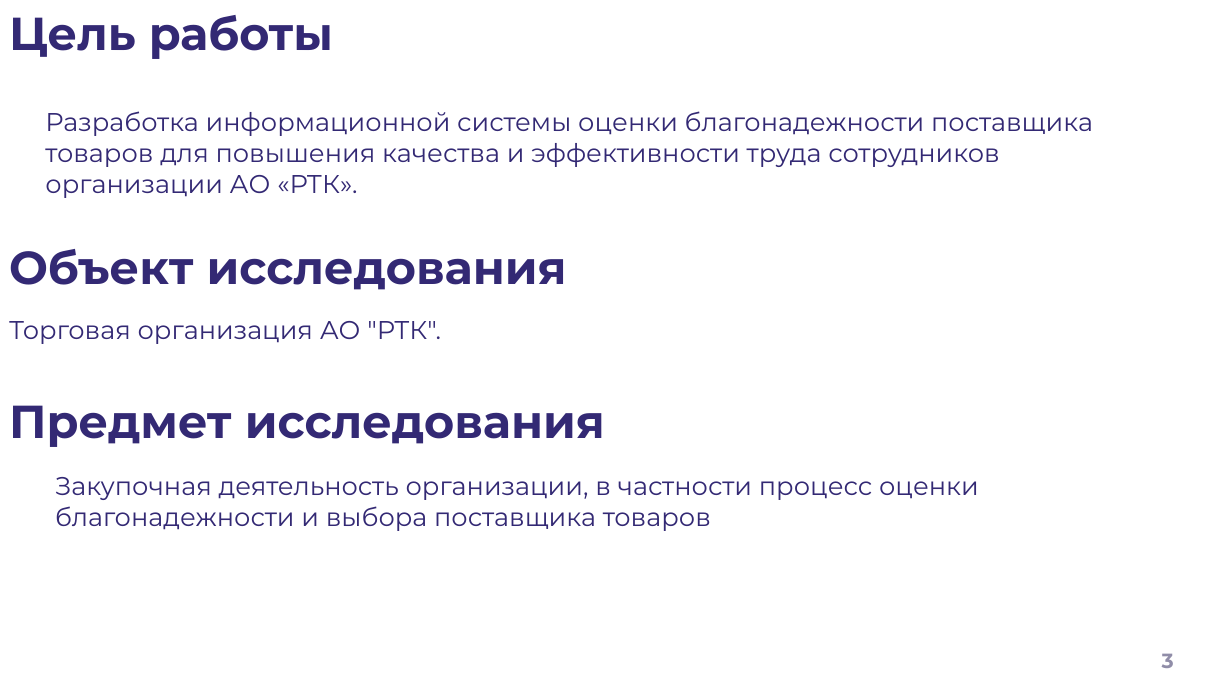
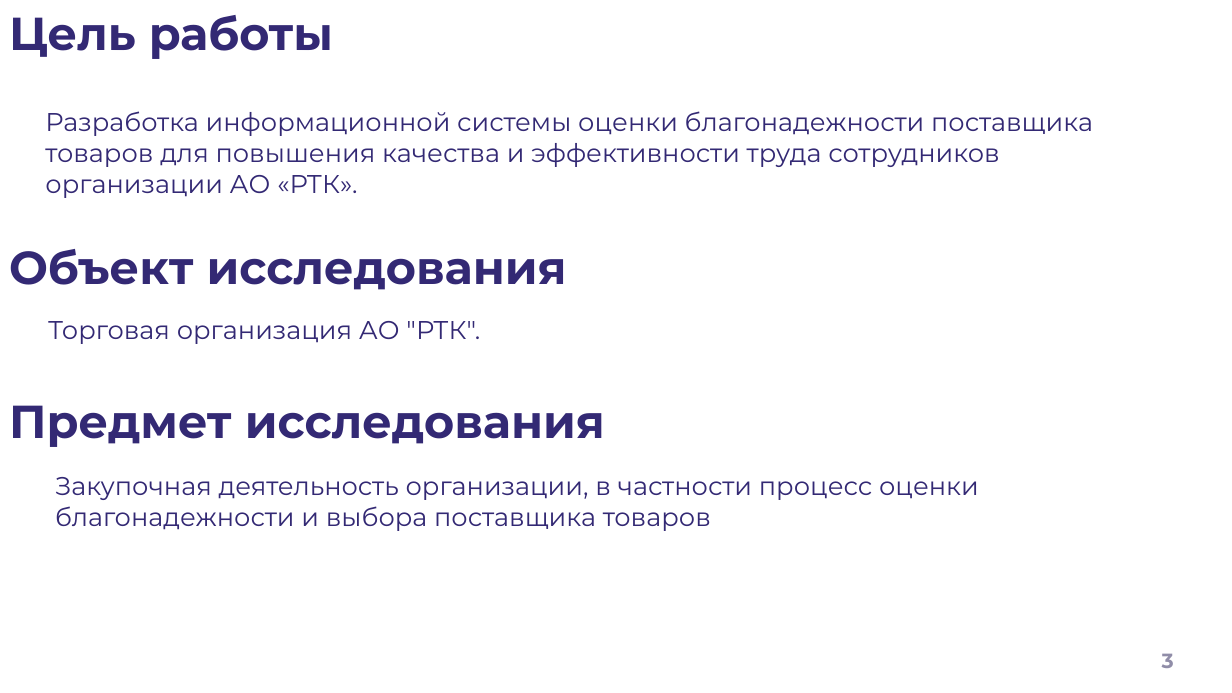
Before and after one commit to lilvolcanointhenighttime/diplom, a slide deck: slide 3 of Презентация.pptx. Drawn at 1232x693 pixels with LibreOffice and Linux fonts; fonts in the diff are those of the drawing; background and template pictures are left out. Boxes give left, top, right and bottom in pixels: in the first picture for what was removed or moved away, otherwise in the second. Text is boxed around its words. In the diff, an @@ line names an element or a change of style, - is before the commit and + after.

```diff
--- a/Презентация.pptx
+++ b/Презентация.pptx
@@ text "Торговая организация АО "РТК".": place and size @@
-text "Торговая организация АО "РТК"." at bbox=[9, 321, 441, 344]
+text "Торговая организация АО "РТК"." at bbox=[48, 321, 480, 344]
```
Also in this commit, not shown: 3 other slides changed, 4 slides added, 4 slides removed, 2 other files.
